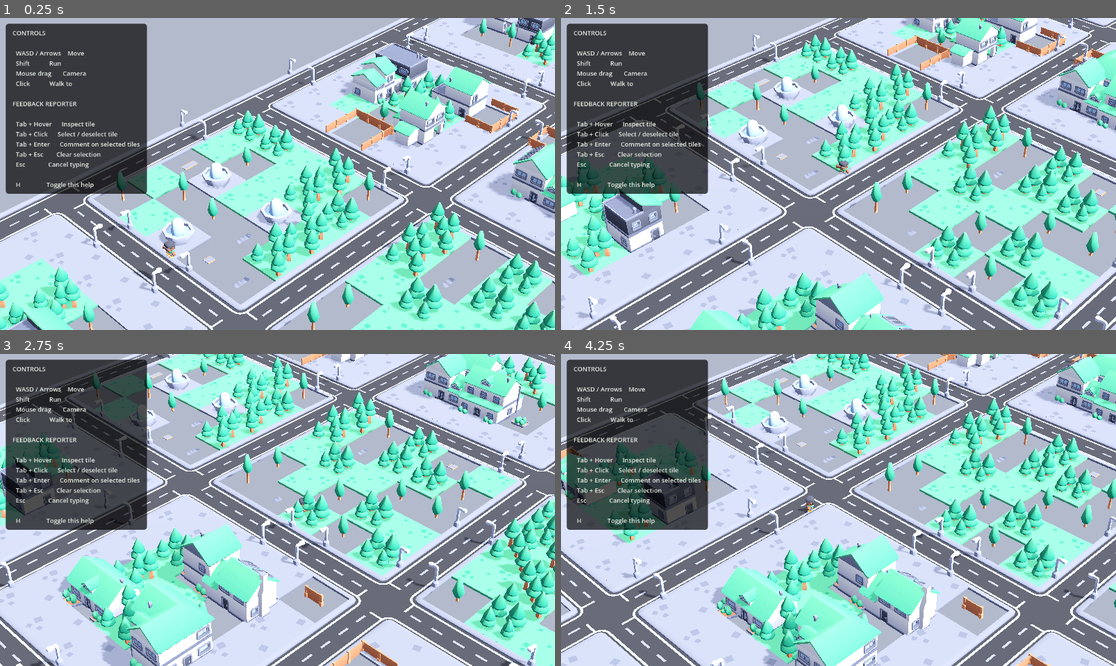
Above: before the commit, frames 1-4 (two rows, left to right).
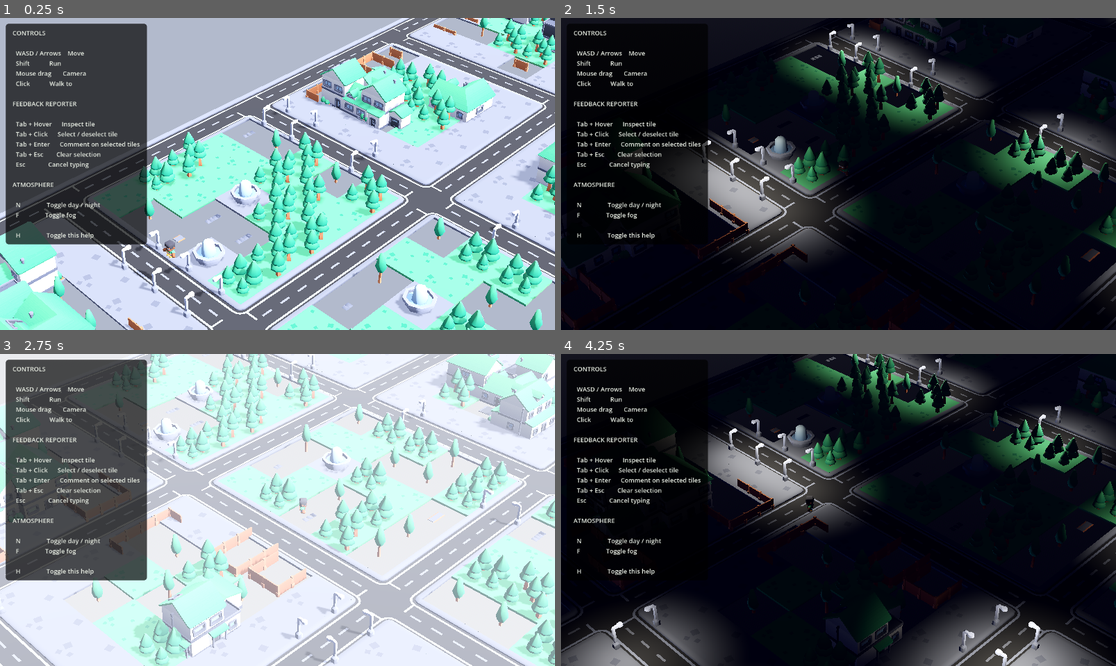
Above: after the commit, the same moments.

Repository: peterschmidt85/openworld
Game: Godot game, scene res://scenes/main.tscn
Same seed, same stepped clock (60 frames per second), same inputs: the game is played once before the commit and once after it.
Inputs (mouse positions are in pixels of both pictures, inside the frame that each line leads up to):
- Up to frame 1 (0.25 s): no input
- Up to frame 2 (1.5 s): tap Enter at 0.5 s; move the mouse to (960, 158) at 0.52 s; hold D 0.53-1.25 s; tap N at 0.6 s; click (960, 158) at 0.67 s; tap F at 0.8 s; drag from (727, 189) to (810, 236) at 1.27 s
- Up to frame 3 (2.75 s): move the mouse to (333, 441) at 2.02 s; hold D from 2.03 s (still down); hold Shift from 2.03 s (still down); tap N at 2.3 s
- Up to frame 4 (4.25 s): release D at 2.75 s; release Shift at 2.75 s; drag from (810, 572) to (672, 463) at 2.77 s; move the mouse to (1005, 556) at 3.52 s; hold A from 3.53 s (still down); hold Shift from 3.53 s (still down); tap N at 3.6 s

The runs differ from the first frame. In frame 1, 38% of the frame differs, in the area x 0-100%, y 0-100%; in frame 2, 99%; in frame 3, 70%; in frame 4, 99%.

Commit message:
Fix animations, add atmosphere toggles, improve feedback system
- Fix character animations: lowercase names, set loop mode, fix skeleton
  path binding so mesh actually deforms visually
- Add atmosphere.gd: N toggles day/night with streetlight spawning at
  lamp post tiles, F toggles fog
- Fix dead-end road cascade at map edges (trim in plan before resolve)
- Plazas no longer overlap grid road lines
- Feedback sessions: lazy file creation, per-session files, resolved
  sessions moved to resolved/ subdirectory
- Multi-select feedback: Tab+Click to select tiles, Tab+Enter to comment
- Help overlay (H key) with all controls listed
- Clean up debug instrumentation from player.gd

Co-authored-by: Cursor <cursoragent@cursor.com>

Diff:
--- /dev/null
+++ b/city/scripts/atmosphere.gd
@@ -0,0 +1,138 @@
+extends Node
+
+## Day/night toggle (N) and fog toggle (F).
+## Spawns streetlights at lamp post tiles during night.
+
+const ROAD_LIGHTS_ID := 1
+const LIGHT_HEIGHT := 1.2
+
+var sun: DirectionalLight3D
+var env: Environment
+var sky_mat: ProceduralSkyMaterial
+var gridmap: GridMap
+
+var is_night := false
+var fog_on := false
+var streetlights: Array[OmniLight3D] = []
+var light_positions: Array[Vector3] = []
+
+var day_sun_transform: Transform3D
+var day_sun_energy: float
+var day_sun_color: Color
+var day_bg_color: Color
+var day_ambient_color: Color
+var day_ambient_energy: float
+var day_sky_top: Color
+var day_sky_horizon: Color
+var day_ground_bottom: Color
+
+
+func setup(p_sun: DirectionalLight3D, camera: Camera3D, p_gridmap: GridMap) -> void:
+	sun = p_sun
+	env = camera.environment
+	sky_mat = env.sky.sky_material as ProceduralSkyMaterial
+	gridmap = p_gridmap
+
+	day_sun_transform = sun.transform
+	day_sun_energy = sun.light_energy
+	day_sun_color = sun.light_color
+	day_bg_color = env.background_color
+	day_ambient_color = env.ambient_light_color
+	day_ambient_energy = env.ambient_light_energy
+	day_sky_top = sky_mat.sky_top_color
+	day_sky_horizon = sky_mat.sky_horizon_color
+	day_ground_bottom = sky_mat.ground_bottom_color
+
+	_cache_light_positions()
+
+
+func _input(event: InputEvent) -> void:
+	if event is InputEventKey and event.pressed and not event.echo:
+		if event.keycode == KEY_N:
+			_toggle_day_night()
+			get_viewport().set_input_as_handled()
+		elif event.keycode == KEY_F:
+			_toggle_fog()
+			get_viewport().set_input_as_handled()
+
+
+func _toggle_day_night() -> void:
+	is_night = not is_night
+
+	if is_night:
+		sun.light_energy = 0.25
+		sun.light_color = Color(0.5, 0.55, 0.7)
+		sun.rotation_degrees.x = day_sun_transform.basis.get_euler().x * (180.0 / PI) + 160
+
+		sky_mat.sky_top_color = Color(0.02, 0.02, 0.06)
+		sky_mat.sky_horizon_color = Color(0.06, 0.04, 0.12)
+		sky_mat.ground_bottom_color = Color(0.01, 0.01, 0.03)
+
+		env.background_color = Color(0.03, 0.03, 0.08)
+		env.ambient_light_color = Color(0.15, 0.15, 0.22)
+		env.ambient_light_energy = 0.3
+
+		_spawn_streetlights()
+
+		if fog_on:
+			env.fog_light_color = Color(0.05, 0.05, 0.1)
+	else:
+		sun.transform = day_sun_transform
+		sun.light_energy = day_sun_energy
+		sun.light_color = day_sun_color
+
+		sky_mat.sky_top_color = day_sky_top
+		sky_mat.sky_horizon_color = day_sky_horizon
+		sky_mat.ground_bottom_color = day_ground_bottom
+
+		env.background_color = day_bg_color
+		env.ambient_light_color = day_ambient_color
+		env.ambient_light_energy = day_ambient_energy
+
+		_remove_streetlights()
+
+		if fog_on:
+			env.fog_light_color = Color(0.7, 0.72, 0.78)
+
+	print("Atmosphere: %s (%d streetlights)" % ["night" if is_night else "day", streetlights.size()])
+
+
+func _toggle_fog() -> void:
+	fog_on = not fog_on
+	env.fog_enabled = fog_on
+
+	if fog_on:
+		env.fog_density = 0.02
+		env.fog_sky_affect = 0.5
+		env.fog_light_color = Color(0.05, 0.05, 0.1) if is_night else Color(0.7, 0.72, 0.78)
+
+	print("Fog: %s" % ("on" if fog_on else "off"))
+
+
+func _cache_light_positions() -> void:
+	light_positions.clear()
+	for cell in gridmap.get_used_cells():
+		if gridmap.get_cell_item(cell) == ROAD_LIGHTS_ID:
+			light_positions.append(Vector3(cell.x + 0.5, LIGHT_HEIGHT, cell.z + 0.5))
+	print("Streetlight positions cached: %d" % light_positions.size())
+
+
+func _spawn_streetlights() -> void:
+	if streetlights.size() > 0:
+		return
+	for pos in light_positions:
+		var light := OmniLight3D.new()
+		light.light_color = Color(0.95, 0.92, 0.82)
+		light.light_energy = 2.0
+		light.omni_range = 2.5
+		light.omni_attenuation = 2.5
+		light.shadow_enabled = false
+		light.position = pos
+		get_parent().add_child(light)
+		streetlights.append(light)
+
+
+func _remove_streetlights() -> void:
+	for light in streetlights:
+		light.queue_free()
+	streetlights.clear()
--- a/city/scripts/builder.gd
+++ b/city/scripts/builder.gd
@@ -92,6 +92,15 @@
 	get_parent().add_child.call_deferred(reporter)
 	reporter.setup.call_deferred(gridmap, view_camera)
 
+	# Atmosphere (day/night + fog)
+	var atmo_script := load("res://scripts/atmosphere.gd")
+	var atmo := Node.new()
+	atmo.name = "Atmosphere"
+	atmo.set_script(atmo_script)
+	get_parent().add_child.call_deferred(atmo)
+	var sun_node: DirectionalLight3D = get_parent().get_node("Sun")
+	atmo.setup.call_deferred(sun_node, view_camera, gridmap)
+
 
 func _load_models(mesh_library: MeshLibrary, dir_path: String, prefix: String) -> Array[int]:
 	var ids: Array[int] = []
--- a/city/scripts/city_generator.gd
+++ b/city/scripts/city_generator.gd
@@ -61,6 +61,7 @@
 
 	_generate_districts()
 	_plan_roads()
+	_trim_dead_end_roads()
 	_plan_sidewalks()
 	_plan_blocks()
 	_resolve_tiles(gridmap)
@@ -102,6 +103,8 @@
 
 
 func _is_plaza(x: int, z: int) -> bool:
+	if x % road_spacing == 0 or z % road_spacing == 0:
+		return false
 	for p in [Rect2i(int(grid_size*0.55), int(grid_size*0.3), 3, 3),
 			  Rect2i(int(grid_size*0.35), int(grid_size*0.55), 2, 2),
 			  Rect2i(int(grid_size*0.65), int(grid_size*0.6), 2, 3)]:
@@ -131,6 +134,21 @@
 			else:
 				plan[pos] = Cell.EMPTY
 
+
+func _trim_dead_end_roads() -> void:
+	var changed := true
+	while changed:
+		changed = false
+		for pos in plan.keys():
+			if plan[pos] != Cell.ROAD:
+				continue
+			var count := 0
+			for off in [Vector2i(1,0), Vector2i(-1,0), Vector2i(0,1), Vector2i(0,-1)]:
+				if plan.get(pos + off, Cell.WATER) == Cell.ROAD:
+					count += 1
+			if count <= 1:
+				plan[pos] = Cell.SIDEWALK
+				changed = true
 
 
 # =========================================================
--- a/city/scripts/player.gd
+++ b/city/scripts/player.gd
@@ -19,7 +19,6 @@
 
 func _ready() -> void:
 	add_to_group("player")
-	# Find model and animation player (added dynamically by spawner)
 	call_deferred("_find_model")
 
 
@@ -28,6 +27,11 @@
 	if model:
 		animation_player = _find_anim_player(model)
 		if animation_player:
+			for anim_name in ["walk", "sprint", "idle"]:
+				if animation_player.has_animation(anim_name):
+					var anim: Animation = animation_player.get_animation(anim_name)
+					if anim.loop_mode == Animation.LOOP_NONE:
+						anim.loop_mode = Animation.LOOP_LINEAR
 			print("Player animation player found with ", animation_player.get_animation_list().size(), " animations")
 
 	nav_agent = get_node_or_null("NavAgent")
@@ -44,15 +48,11 @@
 
 
 func _physics_process(delta: float) -> void:
-	# Gravity
 	if not is_on_floor():
 		velocity.y -= gravity * delta
 
-	# --- Input ---
 	var input_dir := Vector3.ZERO
-	var is_keyboard := false
 
-	# WASD (camera-relative)
 	var raw_input := Vector2.ZERO
 	if Input.is_key_pressed(KEY_W) or Input.is_key_pressed(KEY_UP):    raw_input.y -= 1
 	if Input.is_key_pressed(KEY_S) or Input.is_key_pressed(KEY_DOWN):  raw_input.y += 1
@@ -61,10 +61,8 @@
 
 	if raw_input.length() > 0:
 		raw_input = raw_input.normalized()
-		is_keyboard = true
 		has_move_target = false
 
-		# Get camera direction for relative movement
 		var cam := get_viewport().get_camera_3d()
 		if cam:
 			var cam_basis := cam.global_transform.basis
@@ -79,7 +77,6 @@
 			input_dir = Vector3(raw_input.x, 0, raw_input.y)
 
 	elif has_move_target:
-		# Simple straight-line movement to target (reliable)
 		var to_target := move_target - global_position
 		to_target.y = 0
 		if to_target.length() < 0.5:
@@ -87,23 +84,18 @@
 		else:
 			input_dir = to_target.normalized()
 
-	# --- Speed ---
 	var is_running := Input.is_key_pressed(KEY_SHIFT)
 	var speed := run_speed if is_running else walk_speed
 
-	# --- Apply horizontal movement ---
 	var target_velocity := input_dir * speed
 	velocity.x = move_toward(velocity.x, target_velocity.x, acceleration * delta)
 	velocity.z = move_toward(velocity.z, target_velocity.z, acceleration * delta)
 
-	# --- Rotate model to face movement direction ---
 	if input_dir.length() > 0.1 and model:
 		var target_angle := atan2(input_dir.x, input_dir.z)
 		model.rotation.y = lerp_angle(model.rotation.y, target_angle, rotation_speed * delta)
 
-	# --- Animation ---
 	_update_animation()
-
 	move_and_slide()
 
 
@@ -112,26 +104,26 @@
 		return
 
 	var horizontal_speed := Vector2(velocity.x, velocity.z).length()
+	var is_running := Input.is_key_pressed(KEY_SHIFT)
 
 	if horizontal_speed > 0.5:
-		if animation_player.has_animation("Walk"):
-			if animation_player.current_animation != "Walk":
-				animation_player.play("Walk")
+		var anim := "sprint" if is_running and animation_player.has_animation("sprint") else "walk"
+		if animation_player.has_animation(anim):
+			if animation_player.current_animation != anim:
+				animation_player.play(anim)
 			animation_player.speed_scale = clampf(horizontal_speed / walk_speed, 0.5, 2.0)
 	else:
-		if animation_player.has_animation("Idle"):
-			if animation_player.current_animation != "Idle":
-				animation_player.play("Idle")
+		if animation_player.has_animation("idle"):
+			if animation_player.current_animation != "idle":
+				animation_player.play("idle")
 		else:
 			animation_player.stop()
 
 
 func _input(event: InputEvent) -> void:
-	# Skip when Ctrl held (reporter mode)
 	if Input.is_key_pressed(KEY_TAB):
 		return
 
-	# Click-to-move via raycast to ground
 	if event is InputEventMouseButton and event.button_index == MOUSE_BUTTON_LEFT:
 		if event.pressed:
 			_click_to_move(event.position)
@@ -145,7 +137,6 @@
 func _click_to_move(screen_pos: Vector2) -> void:
 	var cam := get_viewport().get_camera_3d()
 	if cam == null:
-		print("[CLICK] No camera found!")
 		return
 
 	var from := cam.project_ray_origin(screen_pos)
@@ -156,9 +147,5 @@
 	if hit != null:
 		move_target = hit as Vector3
 		has_move_target = true
-		print("[CLICK] Target: ", move_target, " nav_agent=", nav_agent != null)
-
 		if nav_agent:
 			nav_agent.target_position = move_target
-	else:
-		print("[CLICK] Ray missed ground plane")
--- a/city/scripts/player_spawner.gd
+++ b/city/scripts/player_spawner.gd
@@ -40,7 +40,8 @@
 		model.scale = Vector3(0.5, 0.5, 0.5)  # adjust scale to fit city
 		player.add_child(model)
 
-		# Find and expose AnimationPlayer if present
+		_fix_skeleton_paths(model)
+
 		var anim_player := _find_animation_player(model)
 		if anim_player:
 			print("Player animations: ", anim_player.get_animation_list())
@@ -59,6 +60,17 @@
 	return player
 
 
+static func _fix_skeleton_paths(node: Node) -> void:
+	if node is Skeleton3D:
+		for child in node.get_children():
+			if child is MeshInstance3D:
+				var mi: MeshInstance3D = child as MeshInstance3D
+				if mi.skeleton == NodePath("") and mi.skin != null:
+					mi.skeleton = NodePath("..")
+	for child in node.get_children():
+		_fix_skeleton_paths(child)
+
+
 static func _find_animation_player(node: Node) -> AnimationPlayer:
 	if node is AnimationPlayer:
 		return node
--- a/city/scripts/tile_reporter.gd
+++ b/city/scripts/tile_reporter.gd
@@ -90,12 +90,9 @@
 
 	_create_help_panel(canvas)
 
-	_write_session_header()
-	_save_meta()
-
 	process_priority = -10
 	set_process_input(true)
-	print("Feedback journal: session %d → %s" % [session_id, session_path.get_file()])
+	print("Feedback journal: session %d (created on first feedback)" % session_id)
 
 
 # =========================================================
@@ -288,6 +285,11 @@
 		+ "  Tab + Esc        Clear selection\n"
 		+ "  Esc              Cancel typing\n"
 		+ "\n"
+		+ "ATMOSPHERE\n"
+		+ "\n"
+		+ "  N                Toggle day / night\n"
+		+ "  F                Toggle fog\n"
+		+ "\n"
 		+ "  H                Toggle this help"
 	)
 	help_panel.add_child(label)
@@ -299,14 +301,15 @@
 # =========================================================
 
 func _write_feedback_multi(cells: Array[Vector3i], user_text: String) -> void:
+	if not has_feedback:
+		has_feedback = true
+		_write_session_header()
+		_save_meta()
 	var entry := ""
 	for cell in cells:
 		entry += _cell_info_string(cell) + "\n"
 	entry += "> \"%s\"\n\n" % user_text
 	_append_to_session(entry)
-	if not has_feedback:
-		has_feedback = true
-		_update_session_status("open")
 	var coords := ", ".join(cells.map(func(c: Vector3i) -> String: return "(%d,%d)" % [c.x, c.z]))
 	print("[FEEDBACK] %s: %s" % [coords, user_text])
 
@@ -359,7 +362,7 @@
 
 	var timestamp: String = Time.get_datetime_string_from_system()
 	file.store_string("Session %d | %s | seed:42\n" % [session_id, timestamp])
-	file.store_string("STATUS: clean\n")
+	file.store_string("STATUS: open\n")
 	file.store_string("=" .repeat(70) + "\n\n")
 
 	file.store_string("MAP DUMP (tile_id.orient per cell, . = empty):\n")
@@ -386,22 +389,6 @@
 	file.close()
 
 
-func _update_session_status(new_status: String) -> void:
-	if not FileAccess.file_exists(session_path):
-		return
-	var file := FileAccess.open(session_path, FileAccess.READ)
-	if file == null:
-		return
-	var content := file.get_as_text()
-	file.close()
-	content = content.replace("STATUS: clean", "STATUS: " + new_status).replace("STATUS: open", "STATUS: " + new_status).replace("STATUS: resolved", "STATUS: " + new_status)
-	file = FileAccess.open(session_path, FileAccess.WRITE)
-	if file:
-		file.store_string(content)
-		file.close()
-	_save_meta()
-
-
 # =========================================================
 # Meta: session counter + status index
 # =========================================================
@@ -422,10 +409,7 @@
 	meta["next_session"] = session_id + 1
 	if not meta.has("sessions"):
 		meta["sessions"] = {}
-	var status := "clean"
-	if has_feedback:
-		status = "open"
-	meta["sessions"][str(session_id)] = status
+	meta["sessions"][str(session_id)] = "open"
 	var file := FileAccess.open(meta_path, FileAccess.WRITE)
 	if file:
 		file.store_string(JSON.stringify(meta, "  "))
